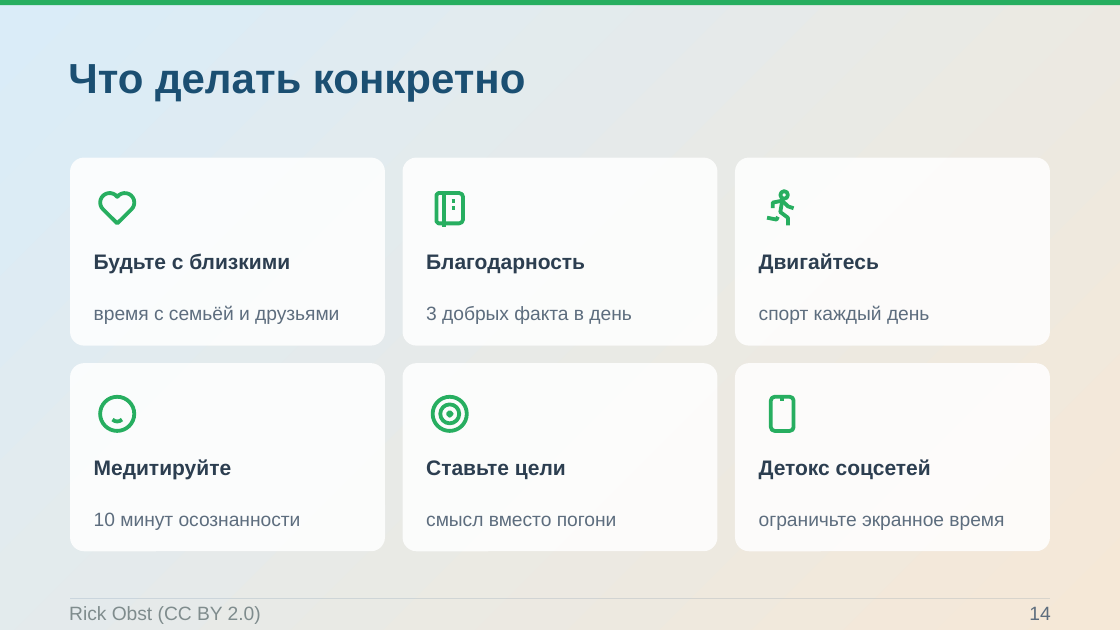
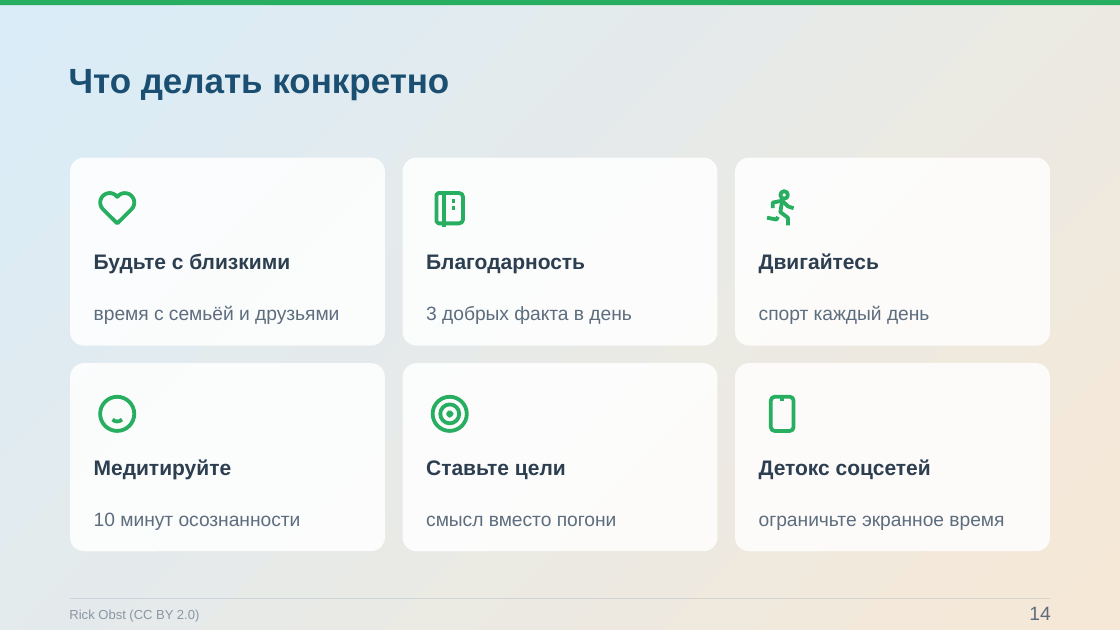
Before and after one commit to Pavel1778/Presentation-happy, a slide deck: slide 14 of Konceptsiya_schastya.pptx. Drawn at 1120x630 pixels with LibreOffice and Linux fonts; fonts in the diff are those of the drawing; background and template pictures are left out. Boxes give left, top, right and bottom in pixels: in the first picture for what was removed or moved away, otherwise in the second. Text is boxed around its words. In the diff, an @@ line names an element or a change of style, - is before the commit and + after.

```diff
--- a/Konceptsiya_schastya.pptx
+++ b/Konceptsiya_schastya.pptx
@@ text "Что делать конкретно" at <box>69,69,449,100</box>: size 36 to 30 pt @@
@@ text "Rick Obst (CC BY 2.0)" at <box>69,610,199,622</box>: size 16.5 to 11.2 pt, text colour #7F8C8D to #8A97A3 @@
```
Also in this commit, not shown: 14 other slides changed, 48 other files.
